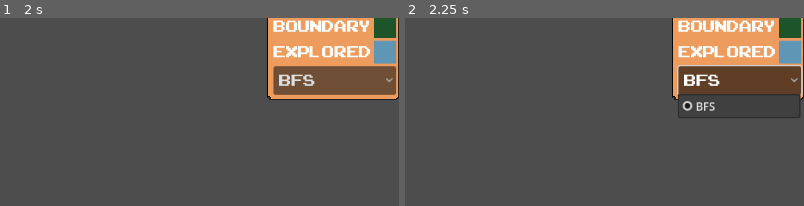
Above: before the commit, frames 1-2 (left to right).
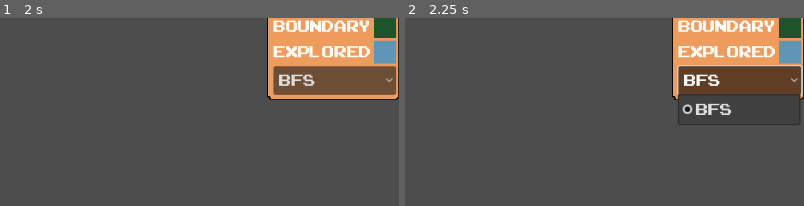
Above: after the commit, the same moments.

Repository: OliverVoogd/GraphBuilder
Game: Godot game, scene res://main_window.tscn
Two runs of this game, one before a commit and one after it. Both use one fixed random seed, a clock stepped at 60 frames per second and the inputs below.
Inputs:
- Up to frame 1 (2 s): click "TEMP" at 0.5 s; click "Step" at 1.25 s
- Up to frame 2 (2.25 s): click "BFS" at 2 s
The pictures show only the part of the screen within x 50-100%, y 15-65%; the shares and areas given below are measured in that part.

Frame 1 is identical in both runs. In frame 2, 0.7% of the frame differs, in the area x 68-99%, y 44-57%.

Commit message:
improve usage of theme system

Diff:
--- a/main_window.tscn
+++ b/main_window.tscn
@@ -3,7 +3,7 @@
 [ext_resource type="Script" path="res://main_window.gd" id="1_ktm31"]
 [ext_resource type="Script" path="res://Graph/Graph.gd" id="2_1mehc"]
 [ext_resource type="PackedScene" uid="uid://d1n5d3w0ntk22" path="res://ui/options_menu/options_menu.tscn" id="3_absgt"]
-[ext_resource type="Theme" uid="uid://ds50bdi3l4kfk" path="res://ui/graphapptheme.tres" id="3_mt68v"]
+[ext_resource type="Theme" uid="uid://ds50bdi3l4kfk" path="res://ui/default_theme.tres" id="3_mt68v"]
 [ext_resource type="PackedScene" uid="uid://br8odp5wrtu6x" path="res://Graph/GNode.tscn" id="4_skrk1"]
 [ext_resource type="Script" path="res://Graph/Algorithms/BFS.gd" id="4_wfiq6"]
 
--- /dev/null
+++ b/ui/default_theme.tres
@@ -0,0 +1,7 @@
+[gd_resource type="Theme" load_steps=2 format=3 uid="uid://ds50bdi3l4kfk"]
+
+[ext_resource type="FontFile" uid="uid://ctpje3ghynugi" path="res://ui/ARCADECLASSIC.TTF" id="1_cxskw"]
+
+[resource]
+default_font = ExtResource("1_cxskw")
+default_font_size = 32
--- a/ui/graphapptheme.tres
+++ /dev/null
@@ -1,14 +0,0 @@
-[gd_resource type="Theme" load_steps=2 format=3 uid="uid://ds50bdi3l4kfk"]
-
-[ext_resource type="FontFile" uid="uid://ctpje3ghynugi" path="res://ui/ARCADECLASSIC.TTF" id="1_cxskw"]
-
-[resource]
-Button/font_sizes/font_size = 32
-Button/fonts/font = ExtResource("1_cxskw")
-Label/font_sizes/font_size = 32
-Label/fonts/font = ExtResource("1_cxskw")
-OptionButton/font_sizes/font_size = 32
-OptionButton/fonts/font = ExtResource("1_cxskw")
-TabBar/fonts/font = ExtResource("1_cxskw")
-Tree/fonts/font = ExtResource("1_cxskw")
-Tree/fonts/title_button_font = ExtResource("1_cxskw")
--- a/ui/options_menu/options_menu.tscn
+++ b/ui/options_menu/options_menu.tscn
@@ -4,7 +4,7 @@
 [ext_resource type="Script" path="res://ui/options_menu/options_menu.gd" id="1_xyouh"]
 [ext_resource type="Resource" uid="uid://35np0u1xed7a" path="res://Graph/Algorithms/BFS.tres" id="2_mhvid"]
 [ext_resource type="Texture2D" uid="uid://bj1nx53ium04c" path="res://hexels/optionsmenu.png" id="3_8jlu4"]
-[ext_resource type="Theme" uid="uid://ds50bdi3l4kfk" path="res://ui/graphapptheme.tres" id="4_4nafr"]
+[ext_resource type="Theme" uid="uid://ds50bdi3l4kfk" path="res://ui/default_theme.tres" id="4_4nafr"]
 [ext_resource type="Script" path="res://ui/options_menu/colour_rect_picker.gd" id="6_x4k7g"]
 
 [node name="OptionsMenu" type="Control"]
@@ -48,7 +48,6 @@
 
 [node name="lblNeutralColour" type="Label" parent="VBoxContainer/GridContainer"]
 layout_mode = 2
-theme = ExtResource("4_4nafr")
 text = "Neutral
 "
 
@@ -60,7 +59,6 @@
 
 [node name="lblCurrentColour" type="Label" parent="VBoxContainer/GridContainer"]
 layout_mode = 2
-theme = ExtResource("4_4nafr")
 text = "Current
 "
 
@@ -72,7 +70,6 @@
 
 [node name="lblBoundaryColour" type="Label" parent="VBoxContainer/GridContainer"]
 layout_mode = 2
-theme = ExtResource("4_4nafr")
 text = "Boundary"
 
 [node name="crRectBoundary" type="ColorRect" parent="VBoxContainer/GridContainer"]
@@ -83,7 +80,6 @@
 
 [node name="lblExploredColour" type="Label" parent="VBoxContainer/GridContainer"]
 layout_mode = 2
-theme = ExtResource("4_4nafr")
 text = "Explored"
 
 [node name="crRectExplored" type="ColorRect" parent="VBoxContainer/GridContainer"]
@@ -94,7 +90,6 @@
 
 [node name="AlgorithmOption" type="OptionButton" parent="VBoxContainer"]
 layout_mode = 2
-theme = ExtResource("4_4nafr")
 item_count = 1
 selected = 0
 fit_to_longest_item = false
